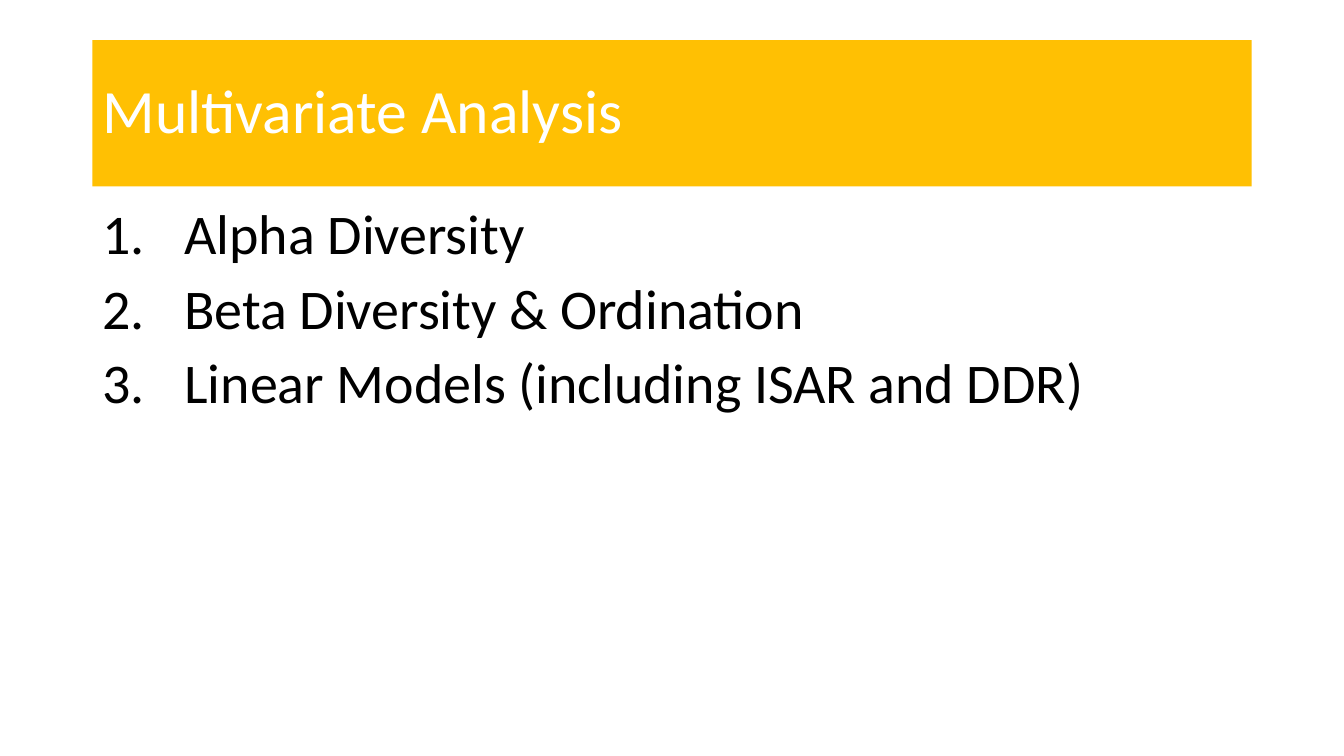
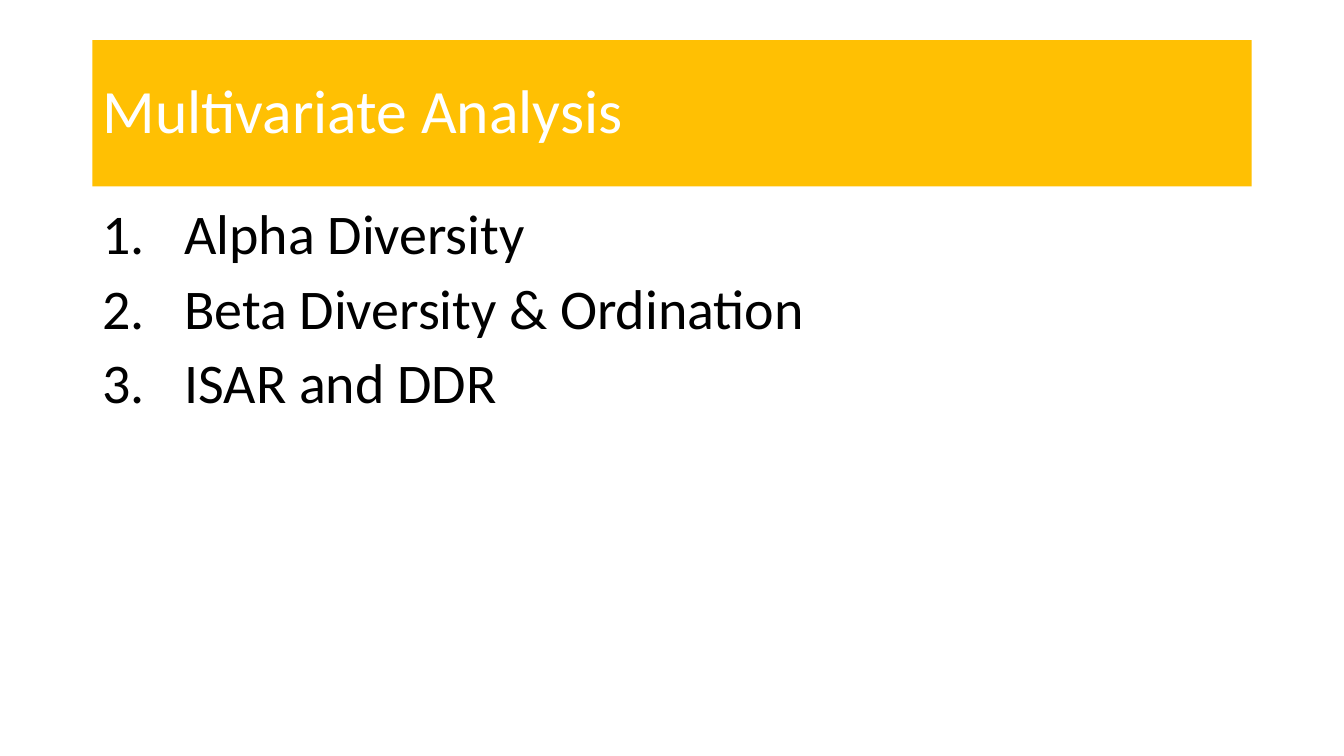
Before and after one commit to amysolman/PhD, a slide deck: slide 8 of Projects/Chapter1/community-assembly-edit.pptx. Drawn at 1344x756 pixels with LibreOffice and Linux fonts; fonts in the diff are those of the drawing. Boxes give left, top, right and bottom in pixels: in the first picture for what was removed or moved away, otherwise in the second. Text is boxed around its words. In the diff, an @@ line names an element or a change of style, - is before the commit and + after.

Commit message:
Statistical Analysis Scripts

```diff
--- a/Projects/Chapter1/community-assembly-edit.pptx
+++ b/Projects/Chapter1/community-assembly-edit.pptx
@@ text at bbox=[184, 364, 496, 404]: text changed @@
-3. Linear Models (including ISAR and DDR)
+3. ISAR and DDR
```
Also in this commit, not shown: 2 other slides changed, 16 other files.
